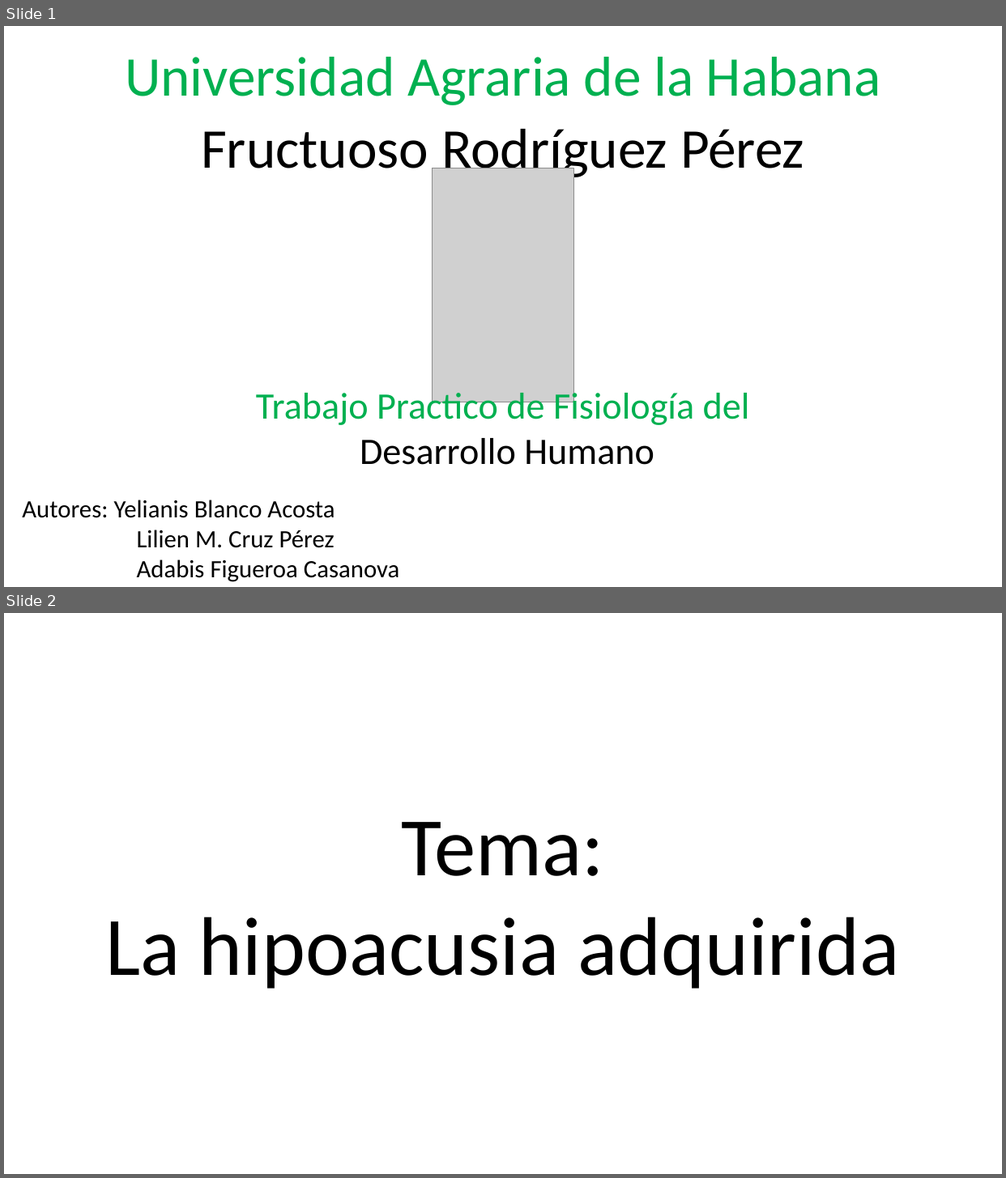
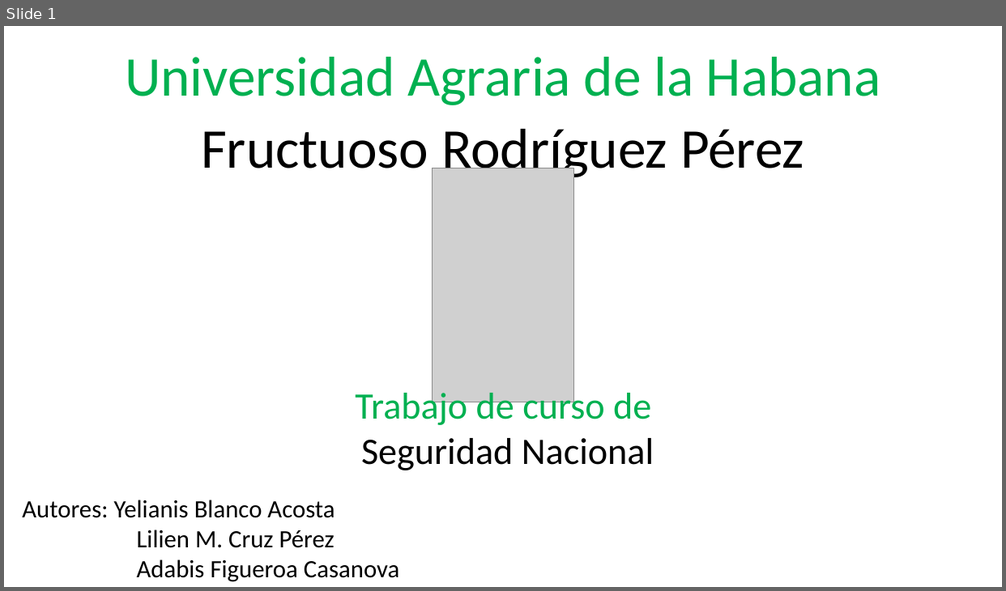
Before and after one commit to yeli120498/yeli120498, a slide deck: Ier Semestre/Seguridad Nacional/Presentacion de seguridad nacionañ.pptx. Shown one above the other, each under a label of ours: slides 1 and 2 before the commit, slide 1 after it. The pictures are 1006x1178 and 1006x591 pixels, drawn with LibreOffice and Linux fonts; fonts in the diff are those of the drawing; grey boxes stand for pictures. Boxes give left, top, right and bottom in pixels: in the first picture for what was removed or moved away, otherwise in the second. Text is boxed around its words. In the diff, an @@ line names an element or a change of style, - is before the commit and + after.

Commit message:
Presentacion y distribucion de la presentacion del trabajo de seguridad nacional

```diff
--- a/Ier Semestre/Seguridad Nacional/Presentacion de seguridad nacionañ.pptx
+++ b/Ier Semestre/Seguridad Nacional/Presentacion de seguridad nacionañ.pptx
@@ slide 2 removed at (4, 613, 1002, 1174), background #FFFFFF @@
@@ text removed at (105, 822, 900, 989) @@
-Tema:
-La hipoacusia adquirida
@@ slide 1 changed as well @@
@@ text at (355, 388, 654, 471): text changed; text colour #00B050 to #000000 @@
-Trabajo Practico de Fisiología del
-Desarrollo Humano
+Trabajo de curso de
+Seguridad Nacional
```
Also in this commit, not shown: 1 other slide changed, 7 slides added, 11 other slides removed, 1 other file.
